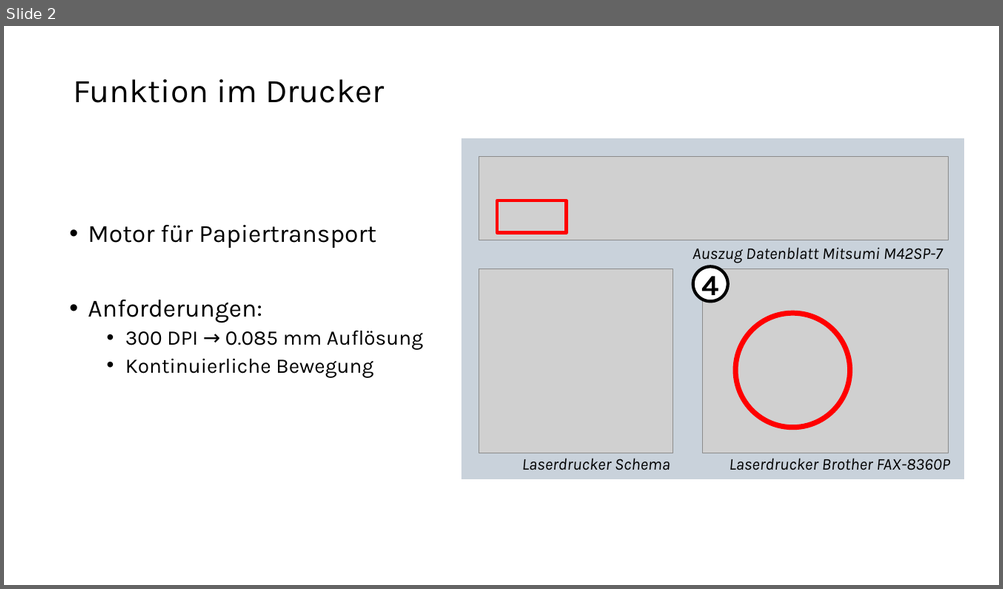
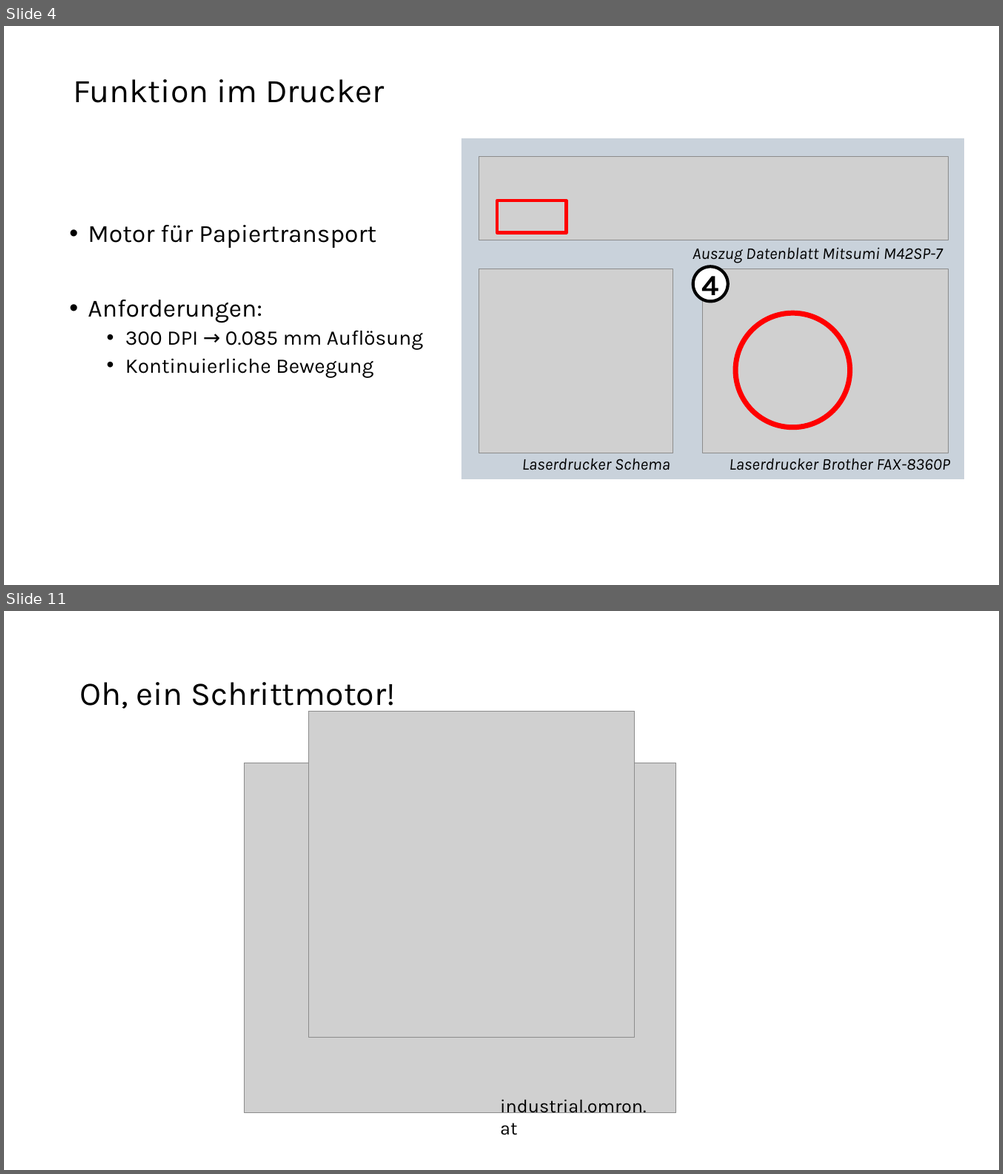
Before and after one commit to tokyo-town/Mechatronik-und-Instrumentierung, a slide deck: Präsi/Stepper Motor.pptx. Shown one above the other, each under a label of ours: slide 2 before the commit, slides 4 and 11 after it; the slides between them are not shown. The pictures are 1003x589 and 1003x1174 pixels, drawn with LibreOffice and Linux fonts; fonts in the diff are those of the drawing; grey boxes stand for pictures. Boxes give left, top, right and bottom in pixels: in the first picture for what was removed or moved away, otherwise in the second. Text is boxed around its words. In the diff, an @@ line names an element or a change of style, - is before the commit and + after.

```diff
--- a/Präsi/Stepper Motor.pptx
+++ b/Präsi/Stepper Motor.pptx
@@ slide 11 added at (4,611,999,1170), background #FFFFFF @@
@@ title added at (79,682,395,714), 32 pt, text #000000 @@
+Oh, ein Schrittmotor!
@@ picture added at (308,712,634,1038) @@
@@ picture added at (244,763,676,1113) @@
@@ text added at (500,1099,646,1136), 18 pt, text #000000 @@
+industrial.omron.at
@@ what was slide 2 is now slide 4 @@
```
Also in this commit, not shown: 2 slides changed, 8 other slides added, 2 slides removed, 51 other files.
